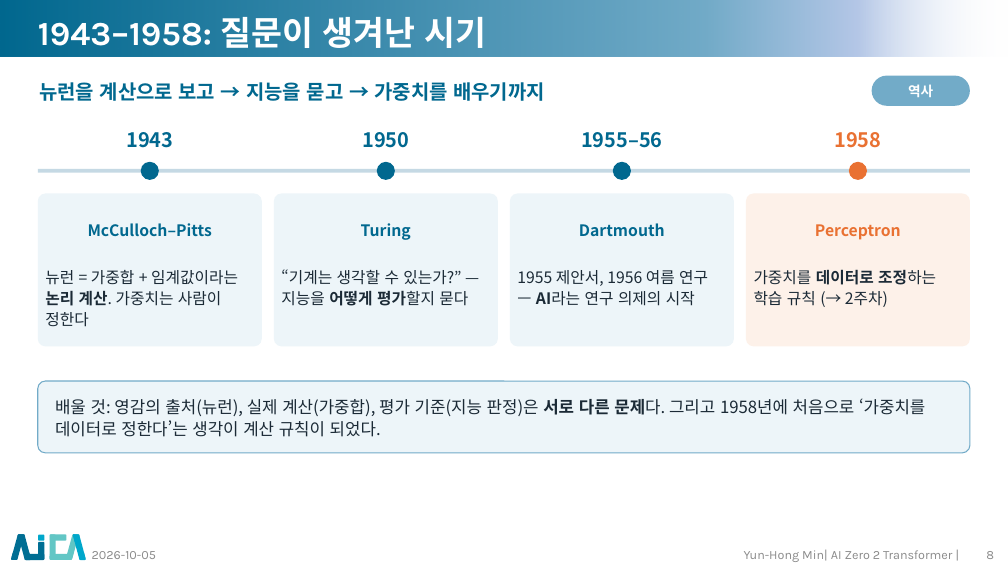
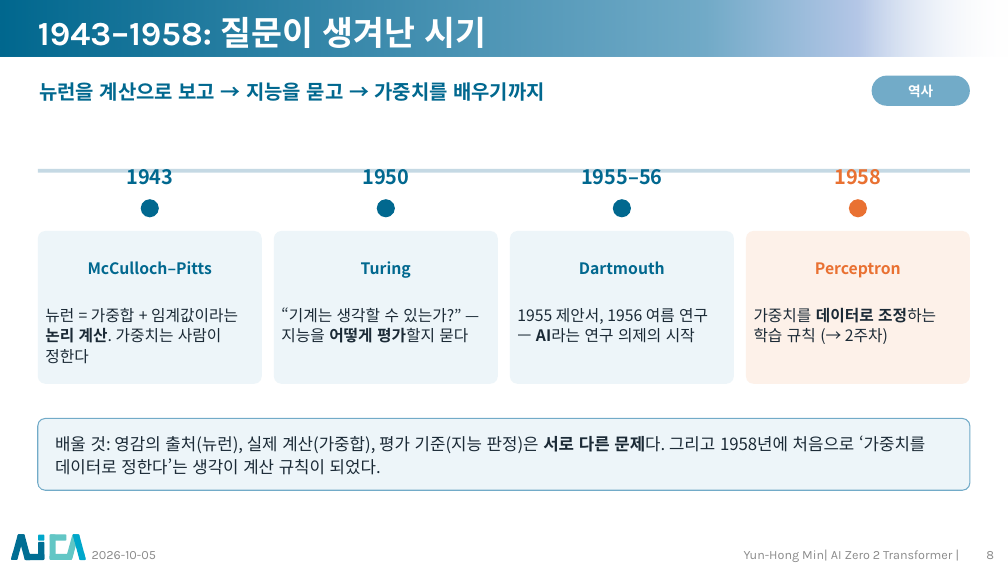
Before and after one commit to myunhh/AI-Zero-2-Transformers, a slide deck: slide 8 of lectures/week01_tensor_and_learning.pptx. Drawn at 1008x567 pixels with LibreOffice and Linux fonts; fonts in the diff are those of the drawing; background and template pictures are left out. Boxes give left, top, right and bottom in pixels: in the first picture for what was removed or moved away, otherwise in the second. Text is boxed around its words. In the diff, an @@ line names an element or a change of style, - is before the commit and + after.

```diff
--- a/lectures/week01_tensor_and_learning.pptx
+++ b/lectures/week01_tensor_and_learning.pptx
@@ 4 texts, 1 rounded rectangle moved together from (x1=38, y1=132, x2=970, y2=453) to (x1=38, y1=169, x2=970, y2=491) @@
@@ 8 texts, 4 rounded rectangles, 4 ellipses moved together from (x1=38, y1=162, x2=970, y2=346) to (x1=38, y1=199, x2=970, y2=383) @@
```
Also in this commit, not shown: 13 other slides changed, 12 other files.
